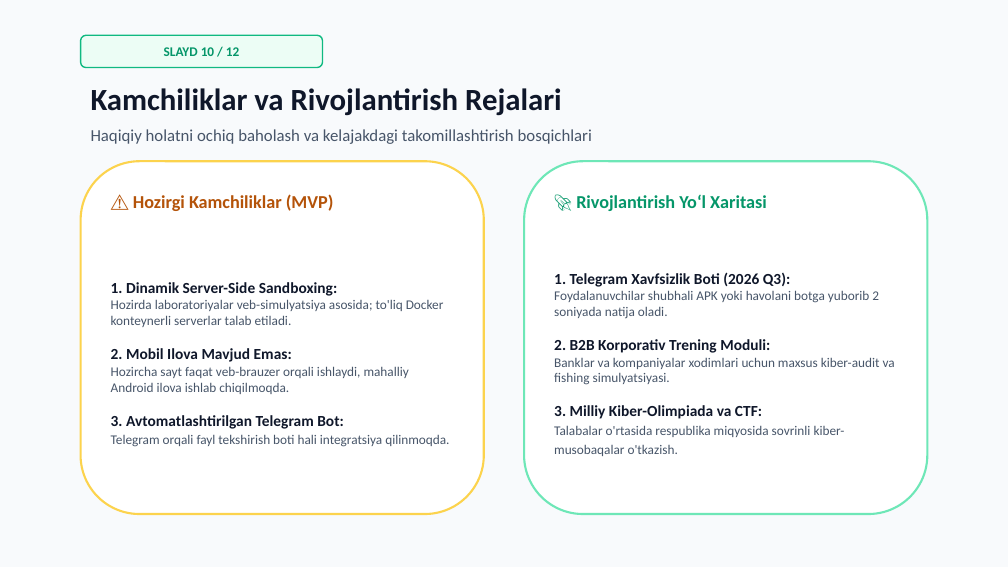
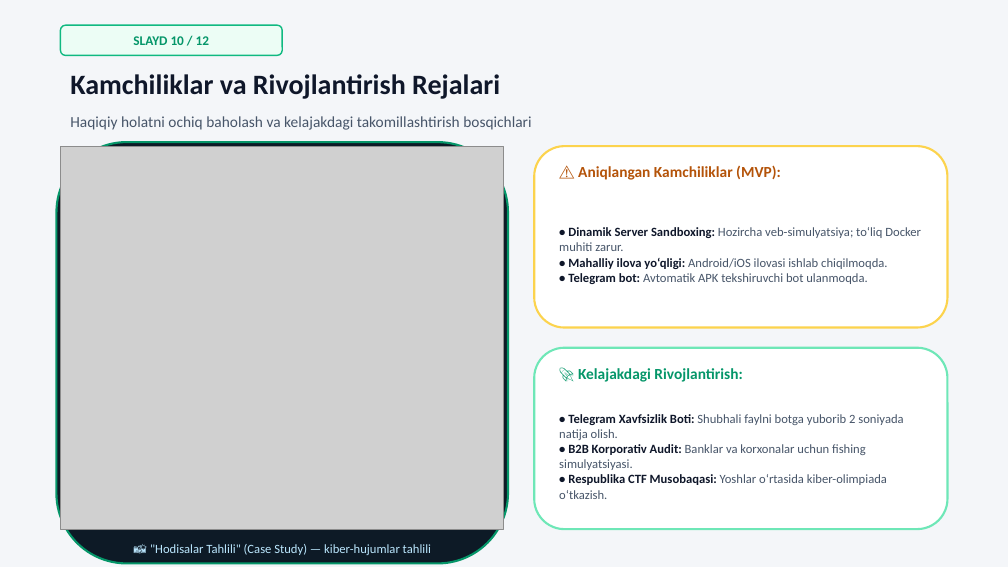
Before and after one commit to bexruzabduraxmonov/kiber-qoriqchi, a slide deck: slide 10 of KiberQoriqchi_Prezentatsiya.pptx. Drawn at 1008x567 pixels with LibreOffice and Linux fonts; fonts in the diff are those of the drawing; grey boxes stand for pictures. Boxes give left, top, right and bottom in pixels: in the first picture for what was removed or moved away, otherwise in the second. Text is boxed around its words. In the diff, an @@ line names an element or a change of style, - is before the commit and + after.

Commit message:
feat: barcha 12 ta slaydga real screenshotlar va yangilangan rasmlar qoshildi

```diff
--- a/KiberQoriqchi_Prezentatsiya.pptx
+++ b/KiberQoriqchi_Prezentatsiya.pptx
@@ background #F8FAFC to #F4F6F9 @@
@@ text "SLAYD 10 / 12": place and size @@
-text "SLAYD 10 / 12" at [164, 47, 239, 56]
+text "SLAYD 10 / 12" at [133, 36, 209, 45]
@@ rounded rectangle: place and size @@
-rounded rectangle at [81, 35, 323, 68]
+rounded rectangle at [60, 25, 282, 55]
@@ text "Kamchiliklar va Rivojlantirish Rejalari": place and size @@
-text "Kamchiliklar va Rivojlantirish Rejalari" at [91, 88, 562, 116]
+text "Kamchiliklar va Rivojlantirish Rejalari" at [70, 74, 500, 99]
@@ text "Kamchiliklar va Rivojlantirish Rejalari" at [70, 74, 500, 99]: size 22 to 20 pt @@
@@ text "Haqiqiy holatni ochiq baholash va ...": place and size @@
-text "Haqiqiy holatni ochiq baholash va ..." at [91, 129, 592, 144]
+text "Haqiqiy holatni ochiq baholash va ..." at [70, 116, 531, 130]
@@ text "Haqiqiy holatni ochiq baholash va ..." at [70, 116, 531, 130]: size 12 to 11 pt @@
@@ rounded rectangle: place and size @@
-rounded rectangle at [81, 161, 484, 514]
+rounded rectangle at [56, 142, 508, 563]
@@ rounded rectangle at [56, 142, 508, 563]: fill #FFFFFF to #0D1A26; outline #FCD34D 1.5 pt to #059669 1.5 pt @@
@@ picture added at [60, 146, 504, 529] @@
@@ rounded rectangle: place and size @@
-rounded rectangle at [524, 161, 927, 514]
+rounded rectangle at [534, 146, 948, 328]
@@ rounded rectangle at [534, 146, 948, 328]: outline #6EE7B7 1.5 pt to #FCD34D 1.5 pt @@
@@ text at [578, 165, 781, 180]: text changed; size 13 to 11 pt; text colour #059669 to #B45309 @@
-🚀 Rivojlantirish Yo‘l Xaritasi
+⚠️ Aniqlangan Kamchiliklar (MVP):
@@ text removed at [133, 194, 334, 211] @@
-⚠️ Hozirgi Kamchiliklar (MVP)
@@ text at [559, 227, 921, 284]: text changed; size 9.5 to 9 pt @@
-1. Telegram Xavfsizlik Boti (2026 Q3):
-Foydalanuvchilar shubhali APK yoki havolani botga yuborib 2 soniyada natija oladi.
-2. B2B Korporativ Trening Moduli:
-Banklar va kompaniyalar xodimlari uchun maxsus kiber-audit va fishing simulyatsiyasi.
-3. Milliy Kiber-Olimpiada va CTF:
-Talabalar o'rtasida respublika miqyosida sovrinli kiber-musobaqalar o'tkazish.
+• Dinamik Server Sandboxing: Hozircha veb-simulyatsiya; to‘liq Docker muhiti zarur.
+• Mahalliy ilova yo‘qligi: Android/iOS ilovasi ishlab chiqilmoqda.
+• Telegram bot: Avtomatik APK tekshiruvchi bot ulanmoqda.
@@ text removed at [111, 282, 449, 447] @@
-1. Dinamik Server-Side Sandboxing:
-Hozirda laboratoriyalar veb-simulyatsiya asosida; to'liq Docker konteynerli serverlar talab etiladi.
-2. Mobil Ilova Mavjud Emas:
-Hozircha sayt faqat veb-brauzer orqali ishlaydi, mahalliy Android ilova ishlab chiqilmoqda.
-3. Avtomatlashtirilgan Telegram Bot:
-Telegram orqali fayl tekshirish boti hali integratsiya qilinmoqda.
@@ rounded rectangle added at [534, 348, 948, 529], fill #FFFFFF, outline #6EE7B7 1.5 pt @@
@@ text added at [578, 368, 742, 382], 11 pt, text #059669, bold @@
+🚀 Kelajakdagi Rivojlantirish:
@@ text added at [559, 414, 903, 499], 9 pt, text #475569 @@
+• Telegram Xavfsizlik Boti: Shubhali faylni botga yuborib 2 soniyada natija olish.
+• B2B Korporativ Audit: Banklar va korxonalar uchun fishing simulyatsiyasi.
+• Respublika CTF Musobaqasi: Yoshlar o‘rtasida kiber-olimpiada o‘tkazish.
@@ text added at [150, 544, 431, 555], 9 pt, text #BAE6FD @@
+📸 "Hodisalar Tahlili" (Case Study) — kiber-hujumlar tahlili
```
Also in this commit, not shown: 8 other slides changed, 3 slides added, 3 slides removed, 10 other files.
